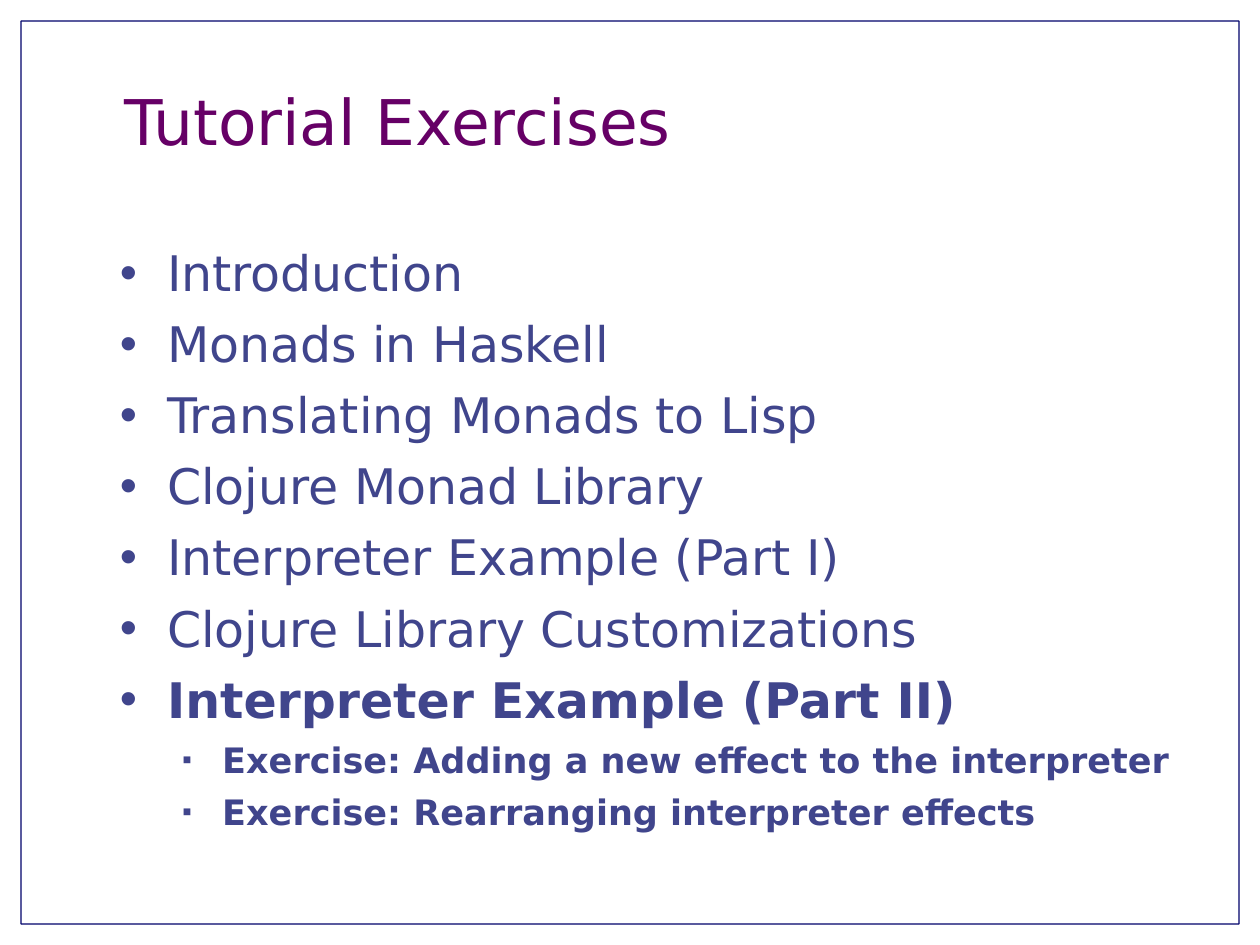
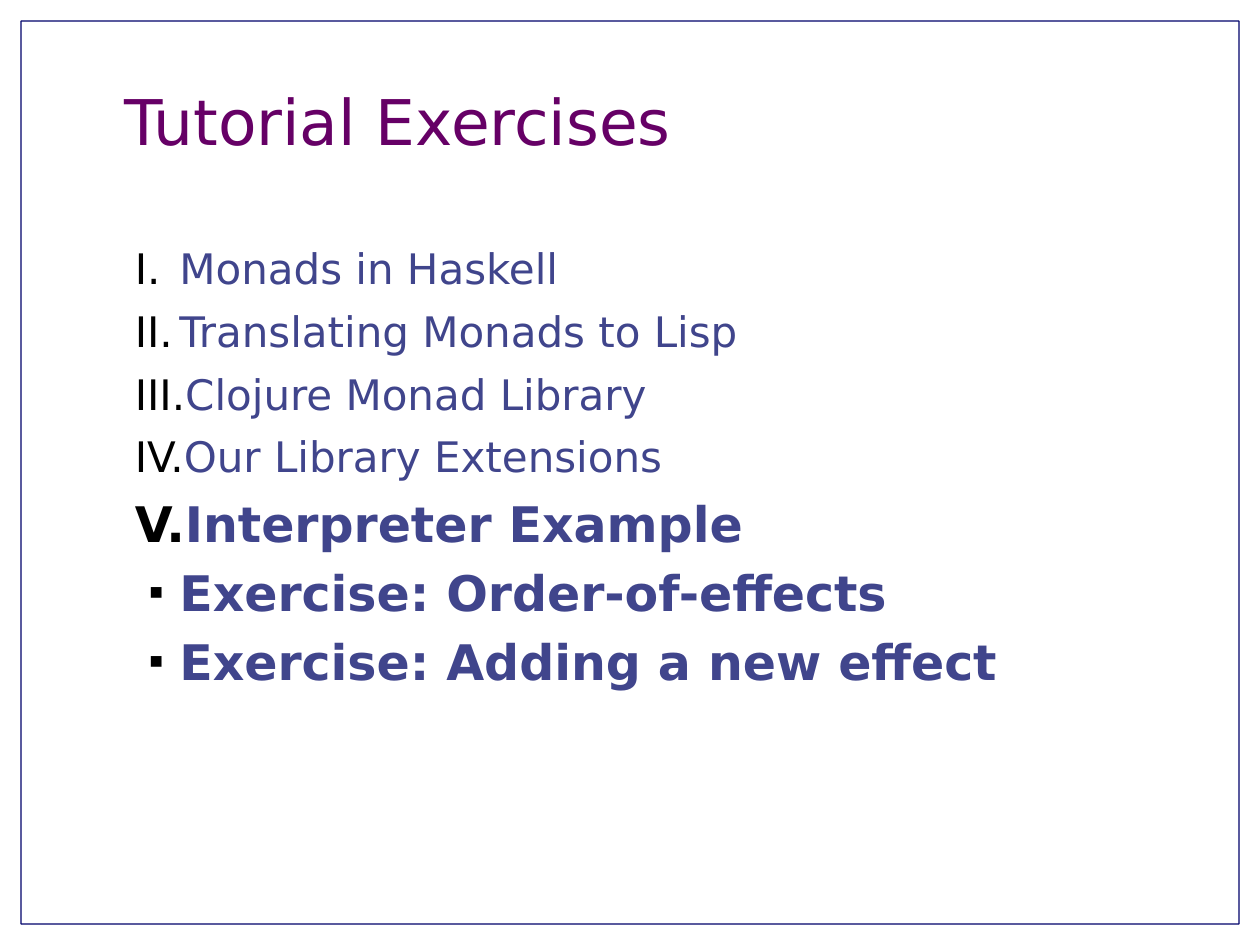
Before and after one commit to jnewbern/monad-tutorial, a slide deck: slide 7 of slides/TutorialOverview.odp. Drawn at 1260x945 pixels with LibreOffice and Linux fonts; fonts in the diff are those of the drawing. Boxes give left, top, right and bottom in pixels: in the first picture for what was removed or moved away, otherwise in the second. Text is boxed around its words. In the diff, an @@ line names an element or a change of style, - is before the commit and + after.

```diff
--- a/slides/TutorialOverview.odp
+++ b/slides/TutorialOverview.odp
@@ text at (x1=135, y1=252, x2=738, y2=419): size 28 to 24 pt in "Monads in Haskell", "Translating Monads to Lisp", "Clojure Monad Library"; bullet • to I.; alignment left to justified @@
@@ text at (x1=167, y1=253, x2=463, y2=292): paragraph removed @@
-• Introduction
@@ text at (x1=135, y1=440, x2=996, y2=691): text changed @@
-• Interpreter Example (Part I)
-• Clojure Library Customizations
-• Interpreter Example (Part II)
-  ■ Exercise: Adding a new effect to the interpreter
-  ■ Exercise: Rearranging interpreter effects
+IV. Our Library Extensions
+V. Interpreter Example
+  ■ Exercise: Order-of-effects
+  ■ Exercise: Adding a new effect
```
Also in this commit, not shown: 4 other slides changed.
